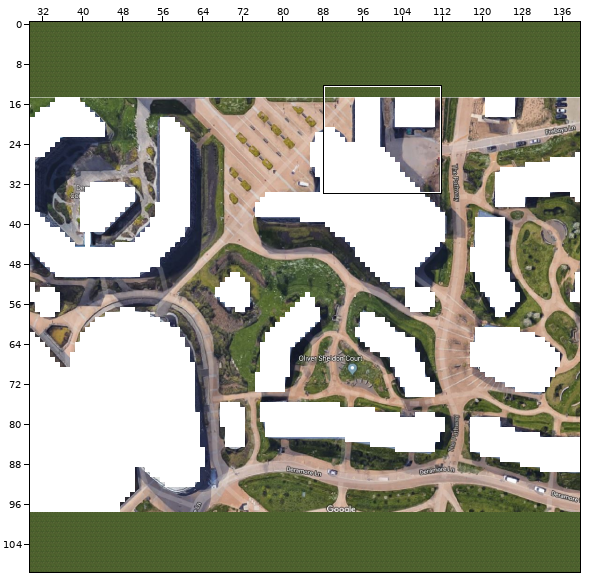
Tiled map -- core/assets/map.tmx. The first picture is a wide view before the edit; the outline marks the close-up.
Close-up. Earlier state:
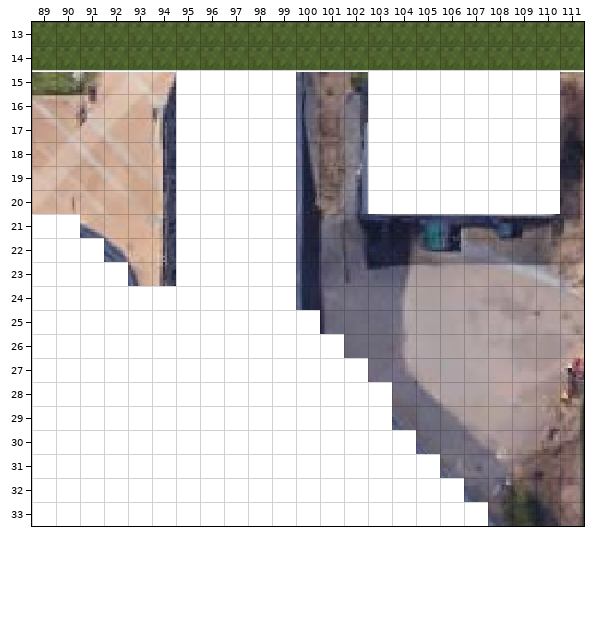
Cells are 32x32 px. Shown: x 89..111, y 13..33. The commit also changed other parts of the map, which this record leaves out.
Now the later version:
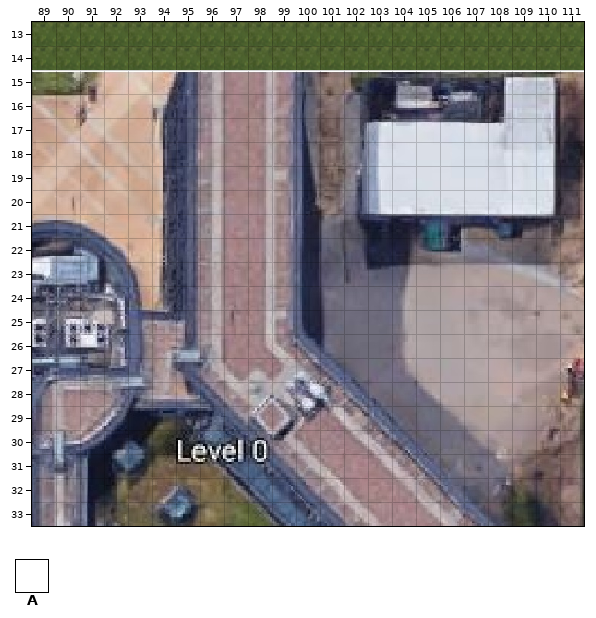
Key: from "test": A 0.
_ is an empty cell.
From old to new:
Layer "Tile Layer 1" (now hidden):
Tile A is removed in rows 15 to 20 at x 95 to 99 and 103 to 110; in row 21 at x 89 to 90 and 95 to 99; in row 22 at x 89 to 91 and 95 to 99; in row 23 at x 89 to 92 and 95 to 99; in row 24 at x 89 to 99; in row 25 at x 89 to 100.
Tile A is removed in row 26 at x 89 to 101; in row 27 at x 89 to 102; in rows 28 to 29 at x 89 to 103; in row 30 at x 89 to 104; in row 31 at x 89 to 105; in row 32 at x 89 to 106.
Tile A is removed in row 33 at x 89 to 107.
Changed places in both close-ups, as pixel boxes (x1, y1, x2, y2):
removed: (32, 72, 560, 526)
